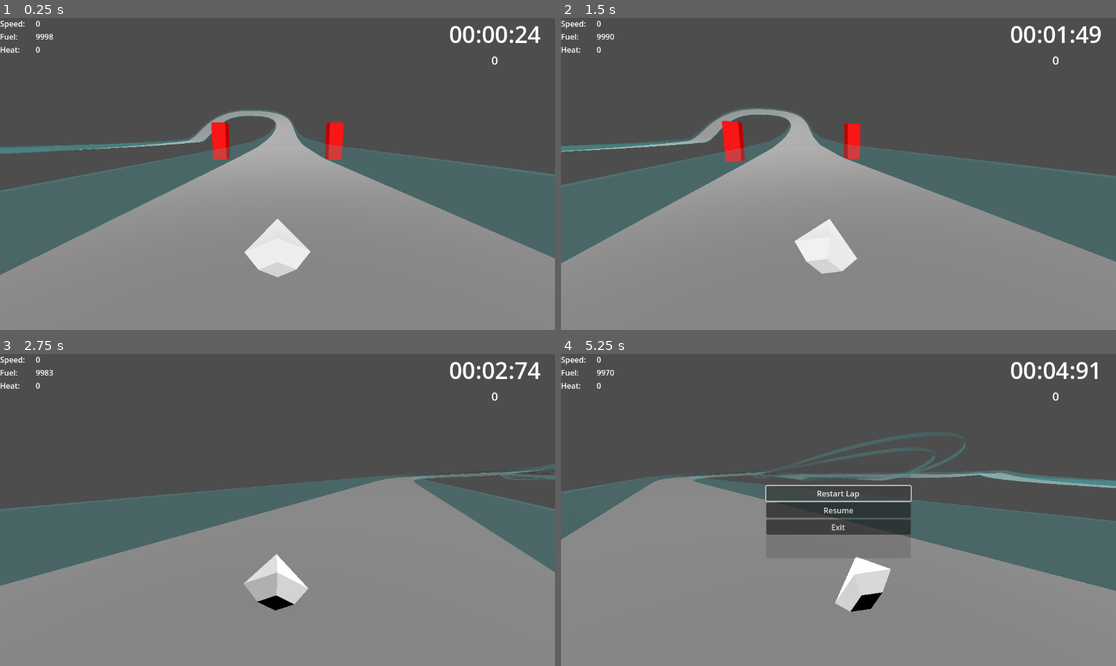
Above: before the commit, frames 1-4 (two rows, left to right).
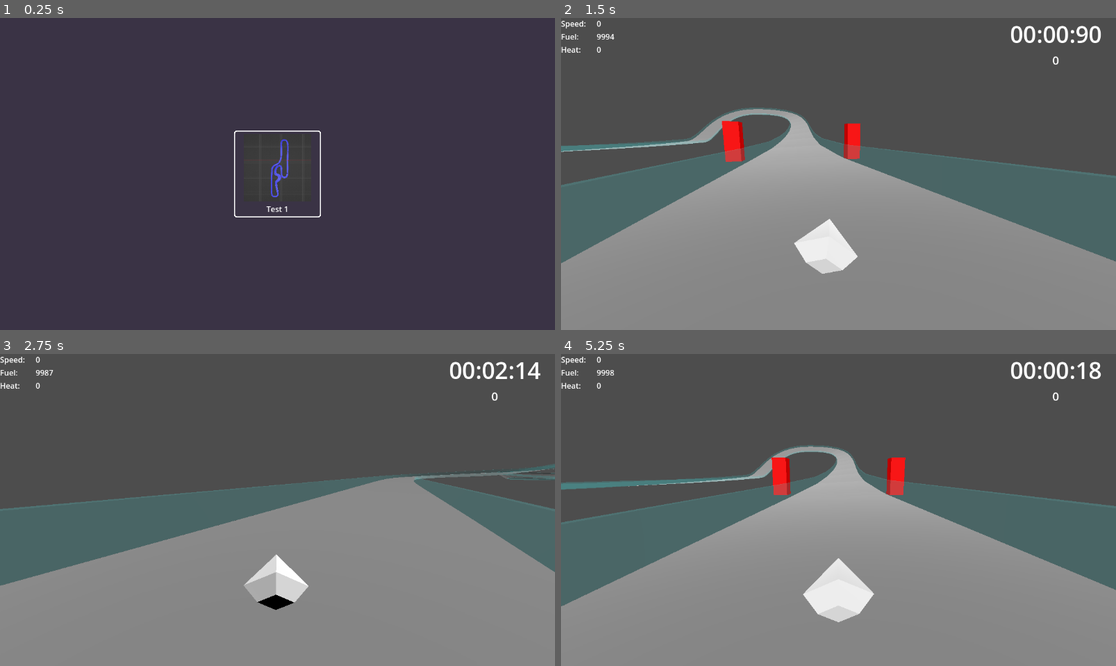
Above: after the commit, the same moments.

Repository: pjimenez1502/Grav_Racer
Game: Godot game, scene res://Component/UI/CircuitSelection/CircuitSelectScreen.tscn
Two runs of this game, one before a commit and one after it. Both use one fixed random seed, a clock stepped at 60 frames per second and the inputs below. Before the commit the project starts from res://Component/UI/Main.tscn.
Inputs (mouse positions are in pixels of both pictures, inside the frame that each line leads up to):
- Up to frame 1 (0.25 s): no input
- Up to frame 2 (1.5 s): click (838, 174) at 0.52 s; tap Enter at 1.25 s; move the mouse to (960, 158) at 1.27 s; hold D (TURN_RIGHT) from 1.28 s (still down); hold Space (BURNER) from 1.28 s (still down); click (960, 158) at 1.42 s
- Up to frame 3 (2.75 s): release D (TURN_RIGHT) at 2 s; release Space (BURNER) at 2 s; drag from (166, 525) to (249, 572) at 2.02 s
- Up to frame 4 (5.25 s): move the mouse to (894, 441) at 2.77 s; hold D (TURN_RIGHT) 2.78-3.5 s; tap Tab at 2.85 s; click (894, 441) at 2.92 s; drag from (810, 572) to (672, 463) at 3.52 s; move the mouse to (1005, 556) at 4.27 s; hold A (TURN_LEFT) 4.28-5 s; tap Delete at 4.35 s; click (1005, 556) at 4.42 s; tap Escape (START) at 4.9 s; click "Restart Lap" at 5 s

The runs differ from the first frame. In frame 1, 100% of the frame differs, in the area x 0-100%, y 0-100%; in frame 2, 0.3%; in frame 3, 0.2%; in frame 4, 21%.

Commit message:
Circuit Selection Screen

Diff:
--- a/Component/Camera/ShipFollowCamera.gd
+++ b/Component/Camera/ShipFollowCamera.gd
@@ -3,6 +3,9 @@
 
 @export var target : Node3D
 @export var smooth_speed : float
+
+func _ready() -> void:
+	current = true
 
 func _physics_process(delta: float) -> void:
 	camera_lerp(delta)
--- /dev/null
+++ b/Component/Circuits/Circuit.gd
@@ -0,0 +1,8 @@
+extends Node3D
+class_name Circuit
+
+@export var spawn_point : Node3D
+
+func place_ship_at_spawn(ship: Node3D) -> void:
+	add_child(ship)
+	ship.transform = spawn_point.transform
--- a/Component/Circuits/TestCircuit01/test_circuit_01.tscn
+++ b/Component/Circuits/TestCircuit01/test_circuit_01.tscn
@@ -1,6 +1,6 @@
 [gd_scene load_steps=7 format=3 uid="uid://crywyhqekjam8"]
 
-[ext_resource type="PackedScene" uid="uid://dq5ed3206xpmj" path="res://Component/Ships/Test_Ship/test_ship.tscn" id="1_vlkx1"]
+[ext_resource type="Script" uid="uid://xl52q3nytn6p" path="res://Component/Circuits/Circuit.gd" id="1_h7uvr"]
 [ext_resource type="PackedScene" uid="uid://b6vk31gnujsbc" path="res://Component/Circuits/TestCircuit01/Circuit Test 01.glb" id="2_r4jpx"]
 
 [sub_resource type="StandardMaterial3D" id="StandardMaterial3D_r4jpx"]
@@ -18,10 +18,9 @@
 [sub_resource type="BoxShape3D" id="BoxShape3D_r4jpx"]
 size = Vector3(96.0159, 38.4871, 6.05078)
 
-[node name="Test Circuit 01" type="Node3D"]
-
-[node name="TEST_SHIP" parent="." instance=ExtResource("1_vlkx1")]
-transform = Transform3D(1, 0, 0, 0, 1, 0, 0, 0, 1, 0, 4, 137.982)
+[node name="Test Circuit 01" type="Node3D" node_paths=PackedStringArray("spawn_point")]
+script = ExtResource("1_h7uvr")
+spawn_point = NodePath("SpawnPoint")
 
 [node name="Circuit Test 01" parent="." instance=ExtResource("2_r4jpx")]
 
@@ -54,4 +53,7 @@
 transform = Transform3D(1, 0, 0, 0, 1, 0, 0, 0, 1, 0, 12.7613, 0)
 shape = SubResource("BoxShape3D_r4jpx")
 
+[node name="SpawnPoint" type="Node3D" parent="."]
+transform = Transform3D(1, 0, 0, 0, 1, 0, 0, 0, 1, 0, 4, 137.982)
+
 [editable path="Circuit Test 01"]
--- /dev/null
+++ b/Component/Global/RaceDirector.gd
@@ -0,0 +1,37 @@
+extends Node
+
+const TEST_SHIP = preload("res://Component/Ships/Test_Ship/test_ship.tscn")
+const RACE_SCENE = preload("res://Component/UI/RaceScene.tscn")
+
+
+var player_ship_components : ShipComponents
+var ship_rb : RigidBody3D
+
+var circuit : Circuit
+var race_scene : RaceScene
+
+func _ready() -> void:
+	pass
+
+func restart_lap() -> void:
+	pass
+
+func replace_ship() -> void:
+	if ship_rb:
+		ship_rb.queue_free()
+	ship_rb = spawn_player_ship()
+
+	circuit.place_ship_at_spawn(ship_rb)
+	race_scene.race_ui.player_ship = ship_rb
+
+func load_circuit(circuit_data: CircuitData) -> void:
+	race_scene = RACE_SCENE.instantiate()
+	get_tree().root.add_child(race_scene)
+
+	circuit = circuit_data.scene.instantiate()
+	race_scene.sub_viewport.add_child(circuit)
+
+	replace_ship()
+
+func spawn_player_ship() -> RigidBody3D:
+	return TEST_SHIP.instantiate()
--- /dev/null
+++ b/Component/Ships/Ship Components/Ship.gd
@@ -0,0 +1,12 @@
+extends RigidBody3D
+class_name Ship
+
+@onready var telemetry: ShipTelemetry = $TELEMETRY
+@onready var components: ShipComponents = $SHIP_COMPONENTS
+@onready var ship_mesh: Node3D = $"Ship Mesh"
+@onready var player_input: ShipPlayerControl = $PLAYER_INPUT
+
+
+func _ready() -> void:
+	components.ship = self
+	components.init_ship()
--- a/Component/Ships/Ship Components/ShipBodywork.gd
+++ b/Component/Ships/Ship Components/ShipBodywork.gd
@@ -25,8 +25,7 @@
 
 func turning(turn_axis: float, forward_speed: float, ship_mesh: Node3D) -> float:
 	var turn_power : float = turning_power * 10 * turn_axis
-	var direction_stiffening : float = clamp(1 - forward_speed / 300, 0.1, 1)
-
+	var direction_stiffening : float = clamp(1 - forward_speed / 300, 0.2, 1)
 	ship_rb.apply_torque(-ship_rb.transform.basis.y * turn_power * direction_stiffening)
 	turning_bank(turn_axis, direction_stiffening, ship_mesh)
 	return direction_stiffening
--- a/Component/Ships/Ship Components/Hover.gd
+++ b/Component/Ships/Ship Components/ShipHover.gd
@@ -2,9 +2,7 @@
 class_name ShipHover
 
 var ship_rb : RigidBody3D
-
-func _ready() -> void:
-	pass
+var ship_mesh : Node3D
 
 func _physics_process(delta: float) -> void:
 	#physics_hover(delta)
@@ -35,10 +33,10 @@
 	var track_normal : Vector3 = track_raycast.get_collision_normal()
 	var track_distance : Vector3 = (track_raycast.global_position - track_raycast.get_collision_point())
 	var distance_offset : float = (track_distance.length() - hover_distance) * -1
+	var hover_multiplier : float = clamp(abs(distance_offset)/10, 0.05, 1)
 
-	ship_rb.position.y = lerp(ship_rb.position.y, ship_rb.position.y + distance_offset, delta * 100)
-	#print("TRACK_NORMAL: ", track_normal, " // TRACK_DISTANCE: ", distance_offset, " // shipY: ", ship_rb.position.y)
-	#print("TRACK_POINT: ", track_raycast.get_collision_point(), " // TRACK_POINT: ", track_raycast.get_collision_point() + (Vector3.UP * 100))
+	ship_rb.position.y = lerp(ship_rb.position.y, ship_rb.position.y + distance_offset, delta * 100 * hover_multiplier)
+	print(distance_offset, " -- ", hover_multiplier)
 
 var raycast_lenght : int = 10
 var raycast_Forw : RayCast3D = RayCast3D.new()
@@ -61,8 +59,6 @@
 	ship_rb.add_child.call_deferred(raycast_Left)
 	ship_rb.add_child.call_deferred(raycast_Right)
 
-@onready var ship_up: Node3D = $"../../Ship UP"
-@onready var ship_mesh: Node3D = $"../../Ship UP/SHIP"
 func hover_rotation(delta: float) -> void:
 	if !raycast_Back.is_inside_tree():
 		return
@@ -72,14 +68,14 @@
 	var pitch_axis : Vector2 = Vector2(distance_F, distance_B)
 	var pitch_diff : float = pitch_axis.x - pitch_axis.y
 
-	ship_mesh.rotation.x = lerp_angle(ship_mesh.rotation.x, -deg_to_rad(90 + 8 * pitch_diff), .05)
+	ship_mesh.rotation.x = lerp_angle(ship_mesh.rotation.x, -deg_to_rad(8 * pitch_diff/2), .05)
 
 	var distance_R : float = (raycast_Right.global_position - raycast_Right.get_collision_point()).length()
 	var distance_L : float = (raycast_Left.global_position - raycast_Left.get_collision_point()).length()
 	var roll_axis : Vector2 = Vector2(distance_R, distance_L)
 	var roll_diff : float = roll_axis.x - roll_axis.y
 
-	ship_mesh.rotation.y = lerp_angle(ship_mesh.rotation.y, -deg_to_rad(8 * roll_diff), .05)
+	ship_mesh.rotation.z = lerp_angle(ship_mesh.rotation.z, -deg_to_rad(8 * roll_diff), .05)
 
 #func align_with_normal(_transform: Transform3D, normal: Vector3) -> Transform3D:
 	#_transform.basis.y = normal
--- a/Component/Ships/Test_Ship/ShipComponents.gd
+++ b/Component/Ships/Test_Ship/ShipComponents.gd
@@ -1,46 +1,39 @@
 extends Node
 class_name ShipComponents
 
-@onready var telemetry: ShipTelemetry = $"../TELEMETRY"
-
-@export var ship_rb: RigidBody3D
-@export var ship_mesh: Node3D
-
-@onready var player_input: ShipPlayerControl = $"../PLAYER_INPUT"
-
+var ship: Ship
 @onready var engine: ShipEngine = $ENGINE			# Power
 @onready var chasis: ShipChasis = $CHASIS			# Drag
 @onready var bodywork: ShipBodywork = $BODYWORK		# Lateral Drifting
 @onready var brakes: ShipBrakes = $BRAKES			# Braking
 @onready var burner: ShipBurner = $BURNER			# Boost
-
 @onready var hover: ShipHover = $HOVER
 
-func _ready() -> void:
-	init_ship()
 
 func _physics_process(delta: float) -> void:
 	ship_running()
 
 func init_ship() -> void:
-	engine.ship_rb = ship_rb
-	chasis.ship_rb = ship_rb
-	brakes.ship_rb = ship_rb
-	bodywork.ship_rb = ship_rb
-	burner.ship_rb = ship_rb
-	hover.ship_rb = ship_rb
+	engine.ship_rb = ship
+	chasis.ship_rb = ship
+	brakes.ship_rb = ship
+	bodywork.ship_rb = ship
+	burner.ship_rb = ship
+
+	hover.ship_rb = ship
+	hover.ship_mesh = ship.ship_mesh
 
 	chasis.fuel_setup()
 	burner.heat_setup()
 	hover.hover_rotation_setup()
 
 func ship_running() -> void:
-	var engine_telemetry : Dictionary = engine.thrust(player_input.get_throttle())
-	var brakes_telemetry : Dictionary = brakes.braking(player_input.get_brake(), telemetry.telemetry_speedometer())
-	var chasis_telemetry : Dictionary = chasis.chasis(telemetry.telemetry_speedometer(), engine_telemetry["fuel_flow"])
-	var bodywork_telemetry : Dictionary = bodywork.bodywork(telemetry.telemetry_sideslip(), player_input.get_turn_axis(), telemetry.telemetry_speedometer(), ship_mesh)
-	var burner_telemetry : Dictionary = burner.burner(player_input.get_burner(), brakes_telemetry["heat"])
+	var engine_telemetry : Dictionary = engine.thrust(ship.player_input.get_throttle())
+	var brakes_telemetry : Dictionary = brakes.braking(ship.player_input.get_brake(), ship.telemetry.telemetry_speedometer())
+	var chasis_telemetry : Dictionary = chasis.chasis(ship.telemetry.telemetry_speedometer(), engine_telemetry["fuel_flow"])
+	var bodywork_telemetry : Dictionary = bodywork.bodywork(ship.telemetry.telemetry_sideslip(), ship.player_input.get_turn_axis(), ship.telemetry.telemetry_speedometer(), ship.ship_mesh)
+	var burner_telemetry : Dictionary = burner.burner(ship.player_input.get_burner(), brakes_telemetry["heat"])
 
-	telemetry.update_fuel(chasis_telemetry["fuel"])
-	telemetry.update_heat(burner_telemetry["heat"])
-	telemetry.update_stiffening(bodywork_telemetry["stiffening"])
+	ship.telemetry.update_fuel(chasis_telemetry["fuel"])
+	ship.telemetry.update_heat(burner_telemetry["heat"])
+	ship.telemetry.update_stiffening(bodywork_telemetry["stiffening"])
--- a/Component/Ships/Test_Ship/test_ship.tscn
+++ b/Component/Ships/Test_Ship/test_ship.tscn
@@ -1,5 +1,6 @@
-[gd_scene load_steps=20 format=4 uid="uid://dq5ed3206xpmj"]
+[gd_scene load_steps=21 format=4 uid="uid://dq5ed3206xpmj"]
 
+[ext_resource type="Script" uid="uid://40qy5iu8khvl" path="res://Component/Ships/Ship Components/Ship.gd" id="1_7gwbd"]
 [ext_resource type="Script" uid="uid://dnnvpdyic2784" path="res://Component/Ships/Test_Ship/PlayerInput.gd" id="2_gk1ou"]
 [ext_resource type="Script" uid="uid://bv3ekq3e36sq3" path="res://Component/Camera/ShipFollowCamera.gd" id="3_3giqs"]
 [ext_resource type="Script" uid="uid://bidfkho8hyrqq" path="res://Component/Ships/Test_Ship/ShipComponents.gd" id="3_eg5tq"]
@@ -9,7 +10,7 @@
 [ext_resource type="Script" uid="uid://dilxu6wgj8mny" path="res://Component/Ships/Ship Components/Telemetry.gd" id="5_q7lye"]
 [ext_resource type="Script" uid="uid://by0jsimpx8fud" path="res://Component/Ships/Ship Components/ShipBodywork.gd" id="6_05umi"]
 [ext_resource type="Script" uid="uid://byp3sn1mtjl6y" path="res://Component/Ships/Ship Components/ShipBrakes.gd" id="6_6ec8x"]
-[ext_resource type="Script" uid="uid://b3sunxklbndrb" path="res://Component/Ships/Ship Components/Hover.gd" id="8_3vpib"]
+[ext_resource type="Script" uid="uid://b3sunxklbndrb" path="res://Component/Ships/Ship Components/ShipHover.gd" id="8_3vpib"]
 [ext_resource type="Script" uid="uid://cab5bkvmib1we" path="res://Component/Camera/CameraShake.gd" id="10_dii8a"]
 [ext_resource type="Script" uid="uid://djl8ld135uhnu" path="res://Component/Ships/Ship Components/RaceTracker.gd" id="12_ei3l4"]
 
@@ -68,6 +69,7 @@
 contact_monitor = true
 max_contacts_reported = 2
 angular_damp = 4.0
+script = ExtResource("1_7gwbd")
 
 [node name="HoverRaycast" type="RayCast3D" parent="."]
 visible = false
@@ -85,29 +87,22 @@
 [node name="CollisionShape2" type="CollisionShape3D" parent="."]
 shape = SubResource("CylinderShape3D_ei3l4")
 
-[node name="Ship UP" type="Node3D" parent="."]
-transform = Transform3D(1, 0, 0, 0, -4.37114e-08, -1, 0, 1, -4.37114e-08, 0, 0, 0)
+[node name="Ship Mesh" type="Node3D" parent="."]
 
-[node name="SHIP" type="Node3D" parent="Ship UP"]
-transform = Transform3D(1, 0, 0, 0, -4.37114e-08, 1, 0, -1, -4.37114e-08, 0, 0, 0)
+[node name="Test_01" type="Node3D" parent="Ship Mesh"]
 
-[node name="Test_01" type="Node3D" parent="Ship UP/SHIP"]
-
-[node name="Cube" type="MeshInstance3D" parent="Ship UP/SHIP/Test_01"]
+[node name="Cube" type="MeshInstance3D" parent="Ship Mesh/Test_01"]
 mesh = SubResource("ArrayMesh_i06c7")
 skeleton = NodePath("")
 
-[node name="First Person Camera" type="Camera3D" parent="Ship UP/SHIP"]
+[node name="First Person Camera" type="Camera3D" parent="Ship Mesh"]
 transform = Transform3D(1, 0, 0, 0, 1, 5.96046e-08, 0, -5.96046e-08, 1, 0, 1.07755, 0.232021)
-current = true
 
 [node name="PLAYER_INPUT" type="Node" parent="."]
 script = ExtResource("2_gk1ou")
 
-[node name="SHIP_COMPONENTS" type="Node" parent="." node_paths=PackedStringArray("ship_rb", "ship_mesh")]
+[node name="SHIP_COMPONENTS" type="Node" parent="."]
 script = ExtResource("3_eg5tq")
-ship_rb = NodePath("..")
-ship_mesh = NodePath("../Ship UP/SHIP")
 
 [node name="ENGINE" type="Node" parent="SHIP_COMPONENTS"]
 script = ExtResource("3_g83f7")
@@ -140,7 +135,6 @@
 [node name="Third Person Camera" type="Camera3D" parent="CameraPivot" node_paths=PackedStringArray("target")]
 transform = Transform3D(1, 0, 0, 0, 1, 0, 0, 0, 1, 0, 4.5, 20)
 top_level = true
-current = true
 script = ExtResource("3_3giqs")
 target = NodePath("..")
 smooth_speed = 20.0
@@ -149,6 +143,7 @@
 script = ExtResource("10_dii8a")
 telemetry = NodePath("../../../TELEMETRY")
 camera = NodePath("..")
+shake_strength = 0.05
 
 [node name="StopWatch" type="Area3D" parent="."]
 collision_layer = 128
--- /dev/null
+++ b/Component/UI/CircuitSelection/CircuitSelect.gd
@@ -0,0 +1,20 @@
+extends Control
+
+@export var circuit_list : Array[CircuitData]
+@onready var button_container: HBoxContainer = $ButtonContainer
+
+var circuit_dictionary : Dictionary[String, CircuitData]
+const CIRCUIT_SELECT_BUTTON = preload("res://Component/UI/CircuitSelection/CircuitSelectButton.tscn")
+
+func _ready() -> void:
+	for circuit_data: CircuitData in circuit_list:
+		circuit_dictionary[circuit_data.id] = circuit_data
+
+		var new_button : CircuitButton = CIRCUIT_SELECT_BUTTON.instantiate()
+		button_container.add_child(new_button)
+		new_button.populate_button(circuit_data)
+		new_button.CIRCUIT_SELECTED.connect(select_circuit)
+
+func select_circuit(circuit_id : String) -> void:
+	RaceDirector.load_circuit(circuit_dictionary[circuit_id])
+	queue_free()
--- /dev/null
+++ b/Component/UI/CircuitSelection/CircuitSelectButton.gd
@@ -0,0 +1,25 @@
+extends TextureButton
+class_name CircuitButton
+
+
+@onready var circuit_icon: TextureRect = %"Circuit Icon"
+@onready var circuit_name: Label = %"Circuit Name"
+var circuit_data: CircuitData
+
+signal CIRCUIT_SELECTED
+
+func populate_button(circuit_data: CircuitData) -> void:
+	circuit_icon.texture = circuit_data.icon
+	circuit_name.text = circuit_data.name
+	self.circuit_data = circuit_data
+
+func pressed() -> void:
+	CIRCUIT_SELECTED.emit(circuit_data.id)
+
+
+
+
+func _on_mouse_entered() -> void:
+	scale = Vector2.ONE * 1.2
+func _on_mouse_exited() -> void:
+	scale = Vector2.ONE
--- /dev/null
+++ b/Component/UI/CircuitSelection/CircuitSelectButton.tscn
@@ -0,0 +1,64 @@
+[gd_scene load_steps=4 format=3 uid="uid://bclylnlfkpdlh"]
+
+[ext_resource type="Script" uid="uid://ca2os1fqp04s6" path="res://Component/UI/CircuitSelection/CircuitSelectButton.gd" id="1_nmjqt"]
+[ext_resource type="Texture2D" uid="uid://ur7xyepcmi6w" path="res://DATA/Circuits/Circuit Test 01.png" id="2_cgs8k"]
+[ext_resource type="Texture2D" uid="uid://bd0o41dw7rqhc" path="res://Component/UI/CircuitSelection/CircuitButtonBorder.png" id="2_q7qju"]
+
+[node name="Circuit Button" type="TextureButton"]
+custom_minimum_size = Vector2(180, 180)
+anchors_preset = 8
+anchor_left = 0.5
+anchor_top = 0.5
+anchor_right = 0.5
+anchor_bottom = 0.5
+offset_left = -90.0
+offset_top = -90.0
+offset_right = 90.0
+offset_bottom = 90.0
+grow_horizontal = 2
+grow_vertical = 2
+pivot_offset = Vector2(90, 90)
+size_flags_horizontal = 4
+size_flags_vertical = 4
+script = ExtResource("1_nmjqt")
+
+[node name="TextureRect" type="TextureRect" parent="."]
+layout_mode = 1
+anchors_preset = 15
+anchor_right = 1.0
+anchor_bottom = 1.0
+grow_horizontal = 2
+grow_vertical = 2
+texture = ExtResource("2_q7qju")
+
+[node name="MarginContainer" type="MarginContainer" parent="TextureRect"]
+layout_mode = 1
+anchors_preset = 15
+anchor_right = 1.0
+anchor_bottom = 1.0
+grow_horizontal = 2
+grow_vertical = 2
+theme_override_constants/margin_left = 8
+theme_override_constants/margin_top = 8
+theme_override_constants/margin_right = 8
+theme_override_constants/margin_bottom = 8
+
+[node name="ButtonContainer" type="VBoxContainer" parent="TextureRect/MarginContainer"]
+layout_mode = 2
+
+[node name="Circuit Icon" type="TextureRect" parent="TextureRect/MarginContainer/ButtonContainer"]
+unique_name_in_owner = true
+custom_minimum_size = Vector2(140, 140)
+layout_mode = 2
+size_flags_horizontal = 4
+texture = ExtResource("2_cgs8k")
+
+[node name="Circuit Name" type="Label" parent="TextureRect/MarginContainer/ButtonContainer"]
+unique_name_in_owner = true
+layout_mode = 2
+text = "Circuit"
+horizontal_alignment = 1
+
+[connection signal="mouse_entered" from="." to="." method="_on_mouse_entered"]
+[connection signal="mouse_exited" from="." to="." method="_on_mouse_exited"]
+[connection signal="pressed" from="." to="." method="pressed"]
--- /dev/null
+++ b/Component/UI/CircuitSelection/CircuitSelectScreen.tscn
@@ -0,0 +1,39 @@
+[gd_scene load_steps=4 format=3 uid="uid://lgopjlitk63m"]
+
+[ext_resource type="Script" uid="uid://e8sacveqo8ti" path="res://Component/UI/CircuitSelection/CircuitSelect.gd" id="1_4ajwf"]
+[ext_resource type="Script" uid="uid://wa1xg2qx7fcs" path="res://DATA/CircuitData.gd" id="2_jefnn"]
+[ext_resource type="Resource" uid="uid://dnosgav2y2hwj" path="res://DATA/Circuits/Circuit Test 01.tres" id="3_v12fr"]
+
+[node name="CircuitSelection Screen" type="Control"]
+layout_mode = 3
+anchors_preset = 15
+anchor_right = 1.0
+anchor_bottom = 1.0
+grow_horizontal = 2
+grow_vertical = 2
+script = ExtResource("1_4ajwf")
+circuit_list = Array[ExtResource("2_jefnn")]([ExtResource("3_v12fr")])
+
+[node name="Background" type="ColorRect" parent="."]
+layout_mode = 1
+anchors_preset = 15
+anchor_right = 1.0
+anchor_bottom = 1.0
+grow_horizontal = 2
+grow_vertical = 2
+color = Color(0.22788, 0.1998, 0.27, 1)
+
+[node name="ButtonContainer" type="HBoxContainer" parent="."]
+custom_minimum_size = Vector2(900, 200)
+layout_mode = 1
+anchors_preset = 8
+anchor_left = 0.5
+anchor_top = 0.5
+anchor_right = 0.5
+anchor_bottom = 0.5
+offset_left = -400.0
+offset_right = 400.0
+grow_horizontal = 2
+grow_vertical = 2
+theme_override_constants/separation = 32
+alignment = 1
--- a/Component/UI/Main.tscn
+++ /dev/null
@@ -1,35 +0,0 @@
-[gd_scene load_steps=3 format=3 uid="uid://dsrio4qts13qc"]
-
-[ext_resource type="PackedScene" uid="uid://cea6erqq1wf8g" path="res://Component/UI/RaceUI.tscn" id="1_6v0i5"]
-[ext_resource type="PackedScene" uid="uid://crywyhqekjam8" path="res://Component/Circuits/TestCircuit01/test_circuit_01.tscn" id="2_bytg6"]
-
-[node name="Game" type="Control"]
-layout_mode = 3
-anchors_preset = 15
-anchor_right = 1.0
-anchor_bottom = 1.0
-grow_horizontal = 2
-grow_vertical = 2
-
-[node name="SubViewportContainer" type="SubViewportContainer" parent="."]
-layout_mode = 1
-anchors_preset = 15
-anchor_right = 1.0
-anchor_bottom = 1.0
-grow_horizontal = 2
-grow_vertical = 2
-
-[node name="SubViewport" type="SubViewport" parent="SubViewportContainer"]
-handle_input_locally = false
-size = Vector2i(1152, 648)
-render_target_update_mode = 4
-
-[node name="Test Circuit 01" parent="SubViewportContainer/SubViewport" instance=ExtResource("2_bytg6")]
-
-[node name="RaceUI" parent="." node_paths=PackedStringArray("player_ship") instance=ExtResource("1_6v0i5")]
-layout_mode = 1
-player_ship = NodePath("../SubViewportContainer/SubViewport/Test Circuit 01/TEST_SHIP/SHIP_COMPONENTS")
-
-[editable path="SubViewportContainer/SubViewport/Test Circuit 01"]
-[editable path="SubViewportContainer/SubViewport/Test Circuit 01/TEST_SHIP"]
-[editable path="SubViewportContainer/SubViewport/Test Circuit 01/Circuit Test 01"]
--- a/Component/UI/PauseMenu.gd
+++ b/Component/UI/PauseMenu.gd
@@ -11,25 +11,24 @@
 	visible = open
 
 func toggle() -> void:
-	open = !open
-	visible = open
+	set_open(!open)
 
-	get_tree().paused = open
-
-	if open:
+func set_open(value: bool) -> void:
+	open = value
+	visible = value
+	get_tree().paused = value
+	if value:
 		set_focus()
 
 func restart() -> void:
-	print("RESTART")
-	pass
+	RaceDirector.replace_ship()
+	set_open(false)
 
 func resume() -> void:
-	toggle()
-	pass
+	set_open(false)
 
 func exit() -> void:
 	get_tree().quit()
-	pass
 
 
 
--- /dev/null
+++ b/Component/UI/RaceScene.tscn
@@ -0,0 +1,31 @@
+[gd_scene load_steps=3 format=3 uid="uid://dsrio4qts13qc"]
+
+[ext_resource type="Script" uid="uid://b6oqh1pdalgwp" path="res://Component/UI/RaceSceneUI.gd" id="1_uyhx7"]
+[ext_resource type="PackedScene" uid="uid://cea6erqq1wf8g" path="res://Component/UI/RaceUI.tscn" id="2_d0kr3"]
+
+[node name="RaceScene" type="Control"]
+layout_mode = 3
+anchors_preset = 15
+anchor_right = 1.0
+anchor_bottom = 1.0
+grow_horizontal = 2
+grow_vertical = 2
+script = ExtResource("1_uyhx7")
+
+[node name="SubViewportContainer" type="SubViewportContainer" parent="."]
+layout_mode = 1
+anchors_preset = 15
+anchor_right = 1.0
+anchor_bottom = 1.0
+grow_horizontal = 2
+grow_vertical = 2
+
+[node name="SubViewport" type="SubViewport" parent="SubViewportContainer"]
+handle_input_locally = false
+size = Vector2i(1152, 648)
+render_target_update_mode = 4
+
+[node name="RaceUI" parent="." instance=ExtResource("2_d0kr3")]
+unique_name_in_owner = true
+layout_mode = 2
+anchors_preset = 0
--- /dev/null
+++ b/Component/UI/RaceSceneUI.gd
@@ -0,0 +1,5 @@
+extends Control
+class_name RaceScene
+
+@onready var race_ui: RaceUI = %RaceUI
+@onready var sub_viewport: SubViewport = $SubViewportContainer/SubViewport
--- a/Component/UI/RaceUI.gd
+++ b/Component/UI/RaceUI.gd
@@ -1,7 +1,7 @@
 extends Control
 class_name RaceUI
 
-@export var player_ship: ShipComponents
+@export var player_ship: Ship
 
 @onready var speed_value: Label = %"Speed Value"
 @onready var fuel_value: Label = %"Fuel Value"
@@ -10,11 +10,21 @@
 @onready var current_time: Label = %CurrentTime
 @onready var last_lap_time: Label = %LastLapTime
 
+
+func _ready() -> void:
+	player_ship = RaceDirector.ship_rb
+	pass
+
 func _physics_process(delta: float) -> void:
+	update_telemetry()
+
+func update_telemetry() -> void:
+	if !player_ship:
+		return
+
 	speed_value.text = str(int(player_ship.telemetry.telemetry_speedometer() * 3.6))
 	fuel_value.text = str(int(player_ship.telemetry.telemetry_fuel()))
 	heat_value.text = str(int(player_ship.telemetry.telemetry_heat()))
-
 
 	current_time.text = player_ship.telemetry.stopwatch.get_current_time()
 	last_lap_time.text = player_ship.telemetry.stopwatch.get_last_time()
--- /dev/null
+++ b/DATA/CircuitData.gd
@@ -0,0 +1,7 @@
+extends Resource
+class_name CircuitData
+
+@export var id: String
+@export var name: String
+@export var icon: Texture2D
+@export var scene: PackedScene
--- /dev/null
+++ b/DATA/Circuits/Circuit Test 01.tres
@@ -0,0 +1,13 @@
+[gd_resource type="Resource" script_class="CircuitData" load_steps=4 format=3 uid="uid://dnosgav2y2hwj"]
+
+[ext_resource type="PackedScene" uid="uid://crywyhqekjam8" path="res://Component/Circuits/TestCircuit01/test_circuit_01.tscn" id="1_fxash"]
+[ext_resource type="Script" uid="uid://wa1xg2qx7fcs" path="res://DATA/CircuitData.gd" id="1_sn47o"]
+[ext_resource type="Texture2D" uid="uid://ur7xyepcmi6w" path="res://DATA/Circuits/Circuit Test 01.png" id="1_uw6bc"]
+
+[resource]
+script = ExtResource("1_sn47o")
+id = "test_01"
+name = "Test 1"
+icon = ExtResource("1_uw6bc")
+scene = ExtResource("1_fxash")
+metadata/_custom_type_script = "uid://wa1xg2qx7fcs"
--- a/project.godot
+++ b/project.godot
@@ -24,9 +24,13 @@
 [application]
 
 config/name="Grav_Racer"
-run/main_scene="uid://dsrio4qts13qc"
+run/main_scene="uid://lgopjlitk63m"
 config/features=PackedStringArray("4.4", "GL Compatibility")
 config/icon="res://icon.svg"
+
+[autoload]
+
+RaceDirector="*res://Component/Global/RaceDirector.gd"
 
 [debug]
 
Not shown, added: Component/Circuits/Circuit.gd.uid
Not shown, added: Component/Global/RaceDirector.gd.uid
Not shown, added: Component/Ships/Ship Components/Ship.gd.uid
Renamed: Component/Ships/Ship Components/Hover.gd.uid -> Component/Ships/Ship Components/ShipHover.gd.uid
Binary file added: Component/UI/CircuitSelection/CircuitButtonBorder.png
Not shown, added: Component/UI/CircuitSelection/CircuitButtonBorder.png.import
Not shown, added: Component/UI/CircuitSelection/CircuitSelect.gd.uid
Not shown, added: Component/UI/CircuitSelection/CircuitSelectButton.gd.uid
Not shown, added: Component/UI/RaceSceneUI.gd.uid
Not shown, added: DATA/CircuitData.gd.uid
Binary file added: DATA/Circuits/Circuit Test 01.png
Not shown, added: DATA/Circuits/Circuit Test 01.png.import
(and 1 more such lines)
